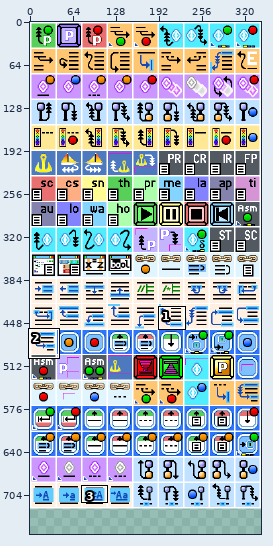
Edited in one commit: sprite sheet (vvm/core/vdebug/graphics/vdebug_icons.png). Above: a wide view before the commit, with the close-up outlined.
Close-up. The starting point:
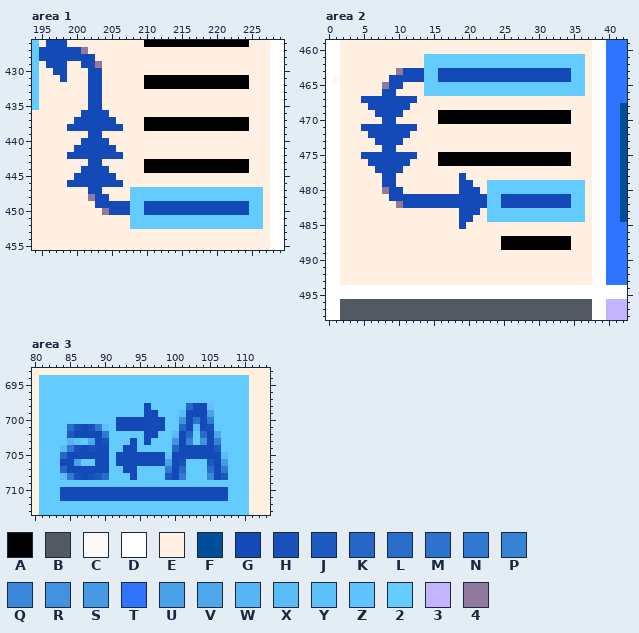
The file is 344x724 pixels. Colours within 5 levels of each other are drawn and written as one. Shown: area 1: x 194..229, y 426..455; area 2: x 0..42, y 459..498; area 3: x 80..113, y 693..713. The old version is drawn lined up with the new one, on the new canvas. The commit also changed other parts of the picture, which this record leaves out.
Palette (. is transparent): A #000000  B #525960  C #f9f9f9  D #ffffff  E #fff0e1  F #004d9a  G #144ab7  H #1851ba  J #1d5abf  K #2566c6  L #296cc9  M #2d72cd  N #3179d1  P #3682d5  Q #3a88d9  R #4193e0  S #459ae3  T #2f74ff  U #49a1e7  V #4ea7ea  W #56b5f2  X #5abbf6  Y #5dc1f9  Z #60c2ff  2 #64cbff  3 #c4b3ff  4 #90799a
Pixels before, area 1, first column x 194:
426 2EGGGEEEEEEEEEEEAAAAAAAAAAAAAAAEEEDD
427 2GGGGGG4EEEEEEEEEEEEEEEEEEEEEEEEEEDD
428 2GGGGGGGGEEEEEEEEEEEEEEEEEEEEEEEEEDD
429 2EGGGEEGG4EEEEEEEEEEEEEEEEEEEEEEEEDD
430 2EEGGEEEGGEEEEEEEEEEEEEEEEEEEEEEEEDD
431 2EEEGEEEGGEEEEEEAAAAAAAAAAAAAAAEEEDD
432 2EEEEEEEGGEEEEEEAAAAAAAAAAAAAAAEEEDD
433 2EEEEEEEGGEEEEEEEEEEEEEEEEEEEEEEEEDD
434 2EEEEEEEGGEEEEEEEEEEEEEEEEEEEEEEEEDD
435 2EEEEEEEGGEEEEEEEEEEEEEEEEEEEEEEEEDD
436 EEEEEEEGGGGEEEEEEEEEEEEEEEEEEEEEEEDD
437 EEEEEEGGGGGGEEEEAAAAAAAAAAAAAAAEEEDD
438 EEEEEGGGGGGGGEEEAAAAAAAAAAAAAAAEEEDD
439 EEEEEEEEGGEEEEEEEEEEEEEEEEEEEEEEEEDD
440 EEEEEEEGGGGEEEEEEEEEEEEEEEEEEEEEEEDD
441 EEEEEEGGGGGGEEEEEEEEEEEEEEEEEEEEEEDD
442 EEEEEGGGGGGGGEEEEEEEEEEEEEEEEEEEEEDD
443 EEEEEEEEGGEEEEEEAAAAAAAAAAAAAAAEEEDD
444 EEEEEEEGGGGEEEEEAAAAAAAAAAAAAAAEEEDD
445 EEEEEEGGGGGGEEEEEEEEEEEEEEEEEEEEEEDD
446 EEEEEGGGGGGGGEEEEEEEEEEEEEEEEEEEEEDD
447 EEEEEEEEGGEEEE2222222222222222222EDD
448 EEEEEEEE4GGEEE2222222222222222222EDD
449 EEEEEEEEEGGGGG22GGGGGGGGGGGGGGG22EDD
450 EEEEEEEEEE4GGG22GGGGGGGGGGGGGGG22EDD
451 EEEEEEEEEEEEEE2222222222222222222EDD
452 EEEEEEEEEEEEEE2222222222222222222EDD
453 EEEEEEEEEEEEEEEEEEEEEEEEEEEEEEEEEEDD
454 EEEEEEEEEEEEEEEEEEEEEEEEEEEEEEEEEEDD
455 EEEEEEEEEEEEEEEEEEEEEEEEEEEEEEEEEEDD
Pixels before, area 2, first column x 0:
459 DDEEEEEEEEEEEEEEEEEEEEEEEEEEEEEEEEEEEEDDTTT
460 DDEEEEEEEEEEEEEEEEEEEEEEEEEEEEEEEEEEEEDDTTT
461 DDEEEEEEEEEEEE22222222222222222222222EDDTTT
462 DDEEEEEEEEEEEE22222222222222222222222EDDTTT
463 DDEEEEEEEE4GGG22GGGGGGGGGGGGGGGGGGG22EDDTTT
464 DCEEEEEEEGGGGG22GGGGGGGGGGGGGGGGGGG22EDDTTT
465 DDEEEEEE4GGEEE22222222222222222222222EDDTTT
466 DDEEEEEEGGEEEE22222222222222222222222EDDTTT
467 DDEEEGGGGGGGGEEEEEEEEEEEEEEEEEEEEEEEEEDDTTT
468 DDEEEEGGGGGGEEEEEEEEEEEEEEEEEEEEEEEEEEDDTTF
469 DDEEEEEGGGGEEEEEAAAAAAAAAAAAAAAAAAAEEEDDTTF
470 DDEEEEEEGGEEEEEEAAAAAAAAAAAAAAAAAAAEEEDDTTF
471 DDEEEGGGGGGGGEEEEEEEEEEEEEEEEEEEEEEEEEDDTTF
472 DDEEEEGGGGGGEEEEEEEEEEEEEEEEEEEEEEEEEEDDTTF
473 DDEEEEEGGGGEEEEEEEEEEEEEEEEEEEEEEEEEEEDDTTF
474 DDEEEEEEGGEEEEEEEEEEEEEEEEEEEEEEEEEEEEDDTTF
475 DDEEEGGGGGGGGEEEAAAAAAAAAAAAAAAAAAAEEEDDTTF
476 DDEEEEGGGGGGEEEEAAAAAAAAAAAAAAAAAAAEEEDDTTF
477 DDEEEEEGGGGEEEEEEEEEEEEEEEEEEEEEEEEEEEDDTTF
478 DDEEEEEEGGEEEEEEEEEGEEEEEEEEEEEEEEEEEEDDTTF
479 DDEEEEEEGGEEEEEEEEEGGEE22222222222222EDDTTF
480 DDEEEEEE4GGEEEEEEEEGGGE22222222222222EDDTTF
481 DDEEEEEEEGGGGGGGGGGGGGG22GGGGGGGGGG22EDDTTF
482 DDEEEEEEEE4GGGGGGGGGGGG22GGGGGGGGGG22EDDTTF
483 DDEEEEEEEEEEEEEEEEEGGGE22222222222222EDDTTF
484 DDEEEEEEEEEEEEEEEEEGGEE22222222222222EDDTTF
485 DDEEEEEEEEEEEEEEEEEGEEEEEEEEEEEEEEEEEEDDTTT
486 DDEEEEEEEEEEEEEEEEEEEEEEEEEEEEEEEEEEEEDDTTT
487 DDEEEEEEEEEEEEEEEEEEEEEEEAAAAAAAAAAEEEDDTTT
488 DDEEEEEEEEEEEEEEEEEEEEEEEAAAAAAAAAAEEEDDTTT
489 DDEEEEEEEEEEEEEEEEEEEEEEEEEEEEEEEEEEEEDDTTT
490 DDEEEEEEEEEEEEEEEEEEEEEEEEEEEEEEEEEEEEDDTTT
491 DDEEEEEEEEEEEEEEEEEEEEEEEEEEEEEEEEEEEEDDTTT
492 DDEEEEEEEEEEEEEEEEEEEEEEEEEEEEEEEEEEEEDDTTT
493 DDEEEEEEEEEEEEEEEEEEEEEEEEEEEEEEEEEEEEDDTTT
494 DDDDDDDDDDDDDDDDDDDDDDDDDDDDDDDDDDDDDDDDDDD
495 DDDDDDDDDDDDDDDDDDDDDDDDDDDDDDDDDDDDDDDDDDD
496 DDBBBBBBBBBBBBBBBBBBBBBBBBBBBBBBBBBBBBDD333
497 DDBBBBBBBBBBBBBBBBBBBBBBBBBBBBBBBBBBBBDD333
498 DDBBBBBBBBBBBBBBBBBBBBBBBBBBBBBBBBBBBBDD333
Pixels before, area 3, first column x 80:
693 EEEEEEEEEEEEEEEEEEEEEEEEEEEEEEEEEE
694 E222222222222222222222222222222EEE
695 E222222222222222222222222222222EEE
696 E222222222222222222222222222222EEE
697 E222222222222222222222222222222EEE
698 E222222222222222G22222KGGZ22222EEE
699 E222222222222222GG222XGGGU22222EEE
700 E22222222222GGGGGGG22RGMGN22222EEE
701 E2222LHGHNY2GGGGGGG22KGXGH22222EEE
702 E2222JGGGGN22222GG22XGK2LGV2222EEE
703 E2222WY2VGH222G2G222RGP2RGP2222EEE
704 E222XNHGHGG22GG22222KGGGGGJ2222EEE
705 E222KGGGGGG2GGGGGGGZGGGGGGGX222EEE
706 E222GGU22GG2GGGGGGGUGH222JGS222EEE
707 E222KGGGGGG22GG2222NGK222LGN222EEE
708 E222XNHGHJL222G2222JGN222QGJ222EEE
709 E222222222222222222222222222222EEE
710 E222GGGGGGGGGGGGGGGGGGGGGGGG222EEE
711 E222GGGGGGGGGGGGGGGGGGGGGGGG222EEE
712 E222222222222222222222222222222EEE
713 E222222222222222222222222222222EEE
Now the later version:
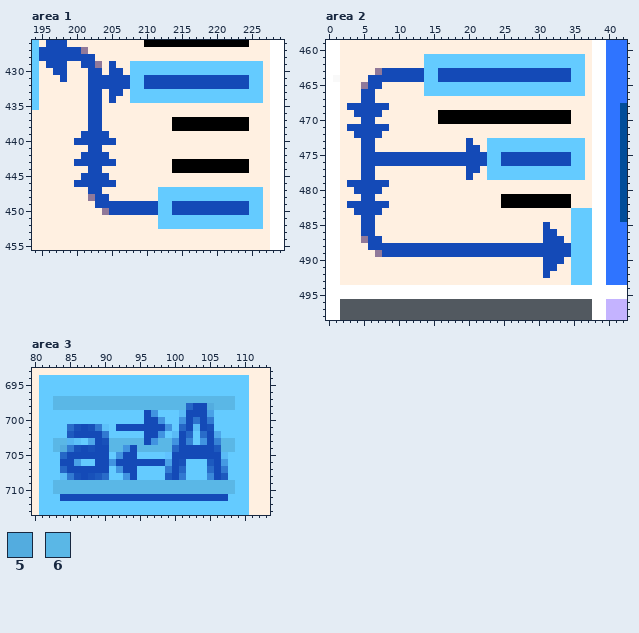
Colours new in this view: 5 #53acdf  6 #5ab7e6
Changes in this commit:
canvas 344x724 -> 344x762
Area 1:
y 429: x 205 E -> G; x 208..226 EEEEEEEEEEEEEEEEEEE -> 2222222222222222222
y 430: x 205..206 EE -> GG; x 208..226 EEEEEEEEEEEEEEEEEEE -> 2222222222222222222
y 431..432: x 204..226 EEEEEEAAAAAAAAAAAAAAAEE -> GGGG22GGGGGGGGGGGGGGG22
y 433: x 205..206 EE -> GG; x 208..226 EEEEEEEEEEEEEEEEEEE -> 2222222222222222222
y 434: x 205 E -> G; x 208..226 EEEEEEEEEEEEEEEEEEE -> 2222222222222222222
y 436: x 201 G -> E; x 204 G -> E
y 437: x 200..201 GG -> EE; x 204..205 GG -> EE; x 210..213 AAAA -> EEEE
y 438: x 199..201 GGG -> EEE; x 204..206 GGG -> EEE; x 210..213 AAAA -> EEEE
y 439: x 201 E -> G; x 204 E -> G
y 440: x 200 E -> G; x 205 E -> G
y 441: x 200..201 GG -> EE; x 204..205 GG -> EE
y 442: x 199..200 GG -> EE; x 205..206 GG -> EE
y 443: x 200..201 EE -> GG; x 204..205 EE -> GG; x 210..213 AAAA -> EEEE
y 444: x 201 G -> E; x 204 G -> E; x 210..213 AAAA -> EEEE
y 445: x 200 G -> E; x 205 G -> E
y 446: x 199 G -> E; x 206 G -> E
y 447..448: x 208..211 2222 -> EEEE
y 449..450: x 208..209 22 -> GG; x 212..213 GG -> 22
y 451..452: x 208..211 2222 -> EEEE
Area 2:
y 463: x 7..10 EEE4 -> 4GGG
y 464: x 6..8 EEE -> GGG
y 465: x 5..10 EEE4GG -> 4GGEEE
y 466: x 5..6 EE -> GG; x 8..9 GG -> EE
y 467: x 7..12 GGGGGG -> EEEEEE
y 468: x 3..5 EEE -> GGG; x 9..11 GGG -> EEE
y 469: x 4..6 EEE -> GGG; x 8..10 GGG -> EEE
y 470: x 5..6 EE -> GG; x 8..9 GG -> EE
y 471: x 3..4 EE -> GG; x 9..12 GGGG -> EEEE
y 472: x 4..5 EE -> GG; x 8..11 GGGG -> EEEE
y 473: x 5..10 EEGGGG -> GGEEEE; x 20 E -> G; x 23..36 EEEEEEEEEEEEEE -> 22222222222222
y 474: x 5..6 EE -> GG; x 8..9 GG -> EE; x 20..21 EE -> GG; x 23..36 EEEEEEEEEEEEEE -> 22222222222222
y 475: x 13..36 EEEAAAAAAAAAAAAAAAAAAAEE -> GGGGGGGGGG22GGGGGGGGGG22
y 476: x 5 E -> G; x 12..36 EEEEAAAAAAAAAAAAAAAAAAAEE -> GGGGGGGGGGG22GGGGGGGGGG22
y 477: x 5..10 EEGGGG -> GGEEEE; x 20..21 EE -> GG; x 23..36 EEEEEEEEEEEEEE -> 22222222222222
y 478: x 5..6 EE -> GG; x 8..9 GG -> EE; x 19..20 GE -> EG; x 23..36 EEEEEEEEEEEEEE -> 22222222222222
y 479: x 3..7 EEEEE -> GGGGG; x 9 G -> E; x 19..20 GG -> EE; x 23..36 22222222222222 -> EEEEEEEEEEEEEE
y 480: x 4..10 EEEE4GG -> GGGGEEE; x 19..21 GGG -> EEE; x 23..36 22222222222222 -> EEEEEEEEEEEEEE
y 481: x 5..6 EE -> GG; x 9..36 GGGGGGGGGGGGGG22GGGGGGGGGG22 -> EEEEEEEEEEEEEEEEAAAAAAAAAAEE
y 482: x 3..8 EEEEEE -> GGGGGG; x 10..36 4GGGGGGGGGGGG22GGGGGGGGGG22 -> EEEEEEEEEEEEEEEAAAAAAAAAAEE
y 483: x 4..7 EEEE -> GGGG; x 19..21 GGG -> EEE; x 23..34 222222222222 -> EEEEEEEEEEEE; x 37 E -> 2
y 484: x 5..6 EE -> GG; x 19..20 GG -> EE; x 23..34 222222222222 -> EEEEEEEEEEEE; x 37 E -> 2
y 485: x 5..6 EE -> GG; x 19 G -> E; x 31 E -> G; x 35..37 EEE -> 222
y 486: x 5..6 EE -> GG; x 31..32 EE -> GG; x 35..37 EEE -> 222
y 487: x 5..7 EEE -> 4GG; x 25..37 AAAAAAAAAAEEE -> EEEEEEGGGE222
y 488: x 6..37 EEEEEEEEEEEEEEEEEEEAAAAAAAAAAEEE -> GGGGGGGGGGGGGGGGGGGGGGGGGGGGG222
y 489: x 7..37 EEEEEEEEEEEEEEEEEEEEEEEEEEEEEEE -> 4GGGGGGGGGGGGGGGGGGGGGGGGGGG222
y 490: x 31..33 EEE -> GGG; x 35..37 EEE -> 222
y 491: x 31..32 EE -> GG; x 35..37 EEE -> 222
y 492: x 31 E -> G; x 35..37 EEE -> 222
y 493: x 35..37 EEE -> 222
Area 3:
y 697: x 83..108 22222222222222222222222222 -> 66666666666666666666666666
y 698: x 83..101 2222222222222G22222 -> 6666666666666666666; x 105..108 Z222 -> 5666
y 699: x 97 G -> R
y 700: x 92..95 GGGG -> 2222; x 98 G -> R
y 701: x 99 2 -> R
y 702: x 98 2 -> R
y 703: x 83..84 22 -> 66; x 91..95 222G2 -> 66666; x 97..99 222 -> R66; x 107..108 22 -> 66
y 704: x 83..84 2X -> 65; x 91..93 22G -> 66R; x 95..99 22222 -> 66666; x 107..108 22 -> 66
y 705: x 92 G -> R; x 95..98 GGGG -> 2222
y 706: x 91 2 -> R
y 707: x 92 2 -> R
y 708: x 93 2 -> R
y 709: x 83..108 22222222222222222222222222 -> 66666666666666666666666666
y 710: x 83..108 2GGGGGGGGGGGGGGGGGGGGGGGG2 -> 66666666666666666666666666
Boxes around the changes in both close-ups, in picture pixels (x1, y1, x2, y2):
changed: (67, 61, 263, 229)
changed: (347, 68, 592, 285)
changed: (53, 396, 235, 494)
